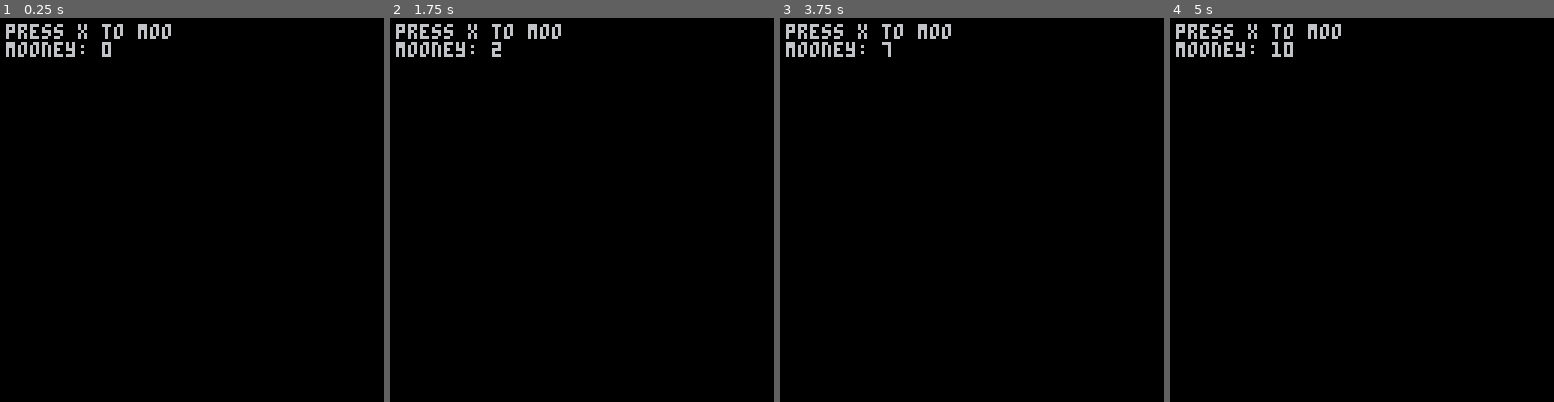
Above: before the commit, frames 1-4 (left to right).
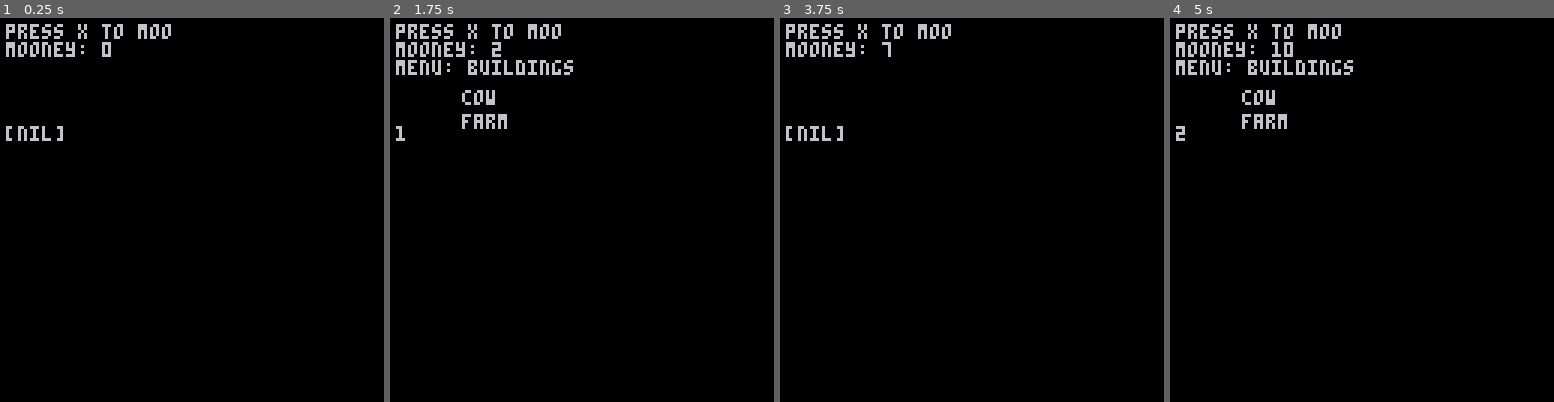
Above: after the commit, the same moments.

Repository: marijnio/moo-tycoon
Game: PICO-8 cartridge moo.p8
Same seed, same stepped clock (60 frames per second), same inputs: the game is played once before the commit and once after it.
Inputs:
- Up to frame 1 (0.25 s): no input
- Up to frame 2 (1.75 s): tap O (Z key) at 0.7, 1.7 s; hold Right from 1.6 s (still down)
- Up to frame 3 (3.75 s): release Right at 2.1 s; tap O (Z key) every 0.4 s from 2.1 to 3.7 s; hold Up 2.15-2.42 s; hold Right 2.47-3.03 s; hold Left 3.08-3.58 s; hold Down from 3.63 s (still down)
- Up to frame 4 (5 s): release Down at 3.97 s; hold Right 4.02-4.68 s; tap O (Z key) at 4.1, 4.5, 4.9 s; hold Up from 4.73 s (still down)

The runs differ from the first frame. In frame 1, 0.2% of the frame differs, in the area x 1-17%, y 28-33%; in frame 2, 1.3%; in frame 3, 0.2%; in frame 4, 1.3%, in the area x 1-48%, y 10-33%.

Commit message:
Adds a simple menu system

Diff:
--- a/moo.p8
+++ b/moo.p8
@@ -3,10 +3,42 @@
 __lua__
 --data
 
+local buildings={
+ cow={
+  cost=15
+ },
+ farm={
+  cost=100
+ },
+}
+
+local menus={
+ buildings={
+  name="buildings",
+  title="select a building to purchase",
+  options={
+   {
+    title="cow",
+    desc="automatically produces 1 moo per second",
+    building="cow",
+   },
+   {
+    title="farm",
+    desc="holds a ton of cows to produce 10 mps",
+    building="farm",
+   },
+  },
+  previouspage=nil,
+  nextpage=nil,
+ },
+}
+
 --main functions
 
 function _init()
  money=0
+ menu=nil
+ menuoption=nil
  _update=gameupdate
  _draw=gamedraw
 end
@@ -14,6 +46,33 @@
 function gameupdate()
  if btnp(4) then
   click()
+ end
+
+ if btnp(0) then
+  if menu then menu=menu.previouspage
+  else
+   menu=menus["buildings"]
+  end
+  if menu then menuoption=1 else menuoption=nil end
+ end
+
+ if btnp(1) then
+  if menu then menu=menu.nextpage
+  else menu=menus["buildings"]
+  end
+  if menu then menuoption=1 else menuoption=nil end
+ end
+
+ if menu then
+  if btnp(2) then
+   menuoption=menuoption-1
+   if menuoption==0 then menuoption=#menu.options end
+  end
+
+  if btnp(3) then
+   menuoption=menuoption+1
+   if menuoption>#menu.options then menuoption=1 end
+  end
  end
 end
 
@@ -26,6 +85,22 @@
 
  print("press x to moo",2,2)
  print("mooney: "..tostr(money),2,8)
+ if menu then
+  print("menu: "..tostr(menu.name),2,14)
+ end
+ if menu then drawmenu() end
+
+ print(tostr(menuoption),2,36)
+end
+
+function drawmenu()
+ local x=8
+ local y=24
+ for i=1,#menu.options do
+  local o=menu.options[i],0
+  print(o.title,24,y)
+  y+=8
+ end
 end
 __gfx__
 00000000000000000000000000000000000000000000000000000000000000000000000000000000000000000000000000000000000000000000000000000000
--- a/src/main.lua
+++ b/src/main.lua
@@ -1,9 +1,41 @@
 --data
+
+local buildings={
+ cow={
+  cost=15
+ },
+ farm={
+  cost=100
+ },
+}
+
+local menus={
+ buildings={
+  name="buildings",
+  title="select a building to purchase",
+  options={
+   {
+    title="cow",
+    desc="automatically produces 1 moo per second",
+    building="cow",
+   },
+   {
+    title="farm",
+    desc="holds a ton of cows to produce 10 mps",
+    building="farm",
+   },
+  },
+  previouspage=nil,
+  nextpage=nil,
+ },
+}
 
 --main functions
 
 function _init()
  money=0
+ menu=nil
+ menuoption=nil
  _update=gameupdate
  _draw=gamedraw
 end
@@ -11,6 +43,33 @@
 function gameupdate()
  if btnp(4) then
   click()
+ end
+
+ if btnp(0) then
+  if menu then menu=menu.previouspage
+  else
+   menu=menus["buildings"]
+  end
+  if menu then menuoption=1 else menuoption=nil end
+ end
+
+ if btnp(1) then
+  if menu then menu=menu.nextpage
+  else menu=menus["buildings"]
+  end
+  if menu then menuoption=1 else menuoption=nil end
+ end
+
+ if menu then
+  if btnp(2) then
+   menuoption=menuoption-1
+   if menuoption==0 then menuoption=#menu.options end
+  end
+
+  if btnp(3) then
+   menuoption=menuoption+1
+   if menuoption>#menu.options then menuoption=1 end
+  end
  end
 end
 
@@ -23,4 +82,20 @@
 
  print("press x to moo",2,2)
  print("mooney: "..tostr(money),2,8)
+ if menu then
+  print("menu: "..tostr(menu.name),2,14)
+ end
+ if menu then drawmenu() end
+
+ print(tostr(menuoption),2,36)
 end
+
+function drawmenu()
+ local x=8
+ local y=24
+ for i=1,#menu.options do
+  local o=menu.options[i],0
+  print(o.title,24,y)
+  y+=8
+ end
+end
